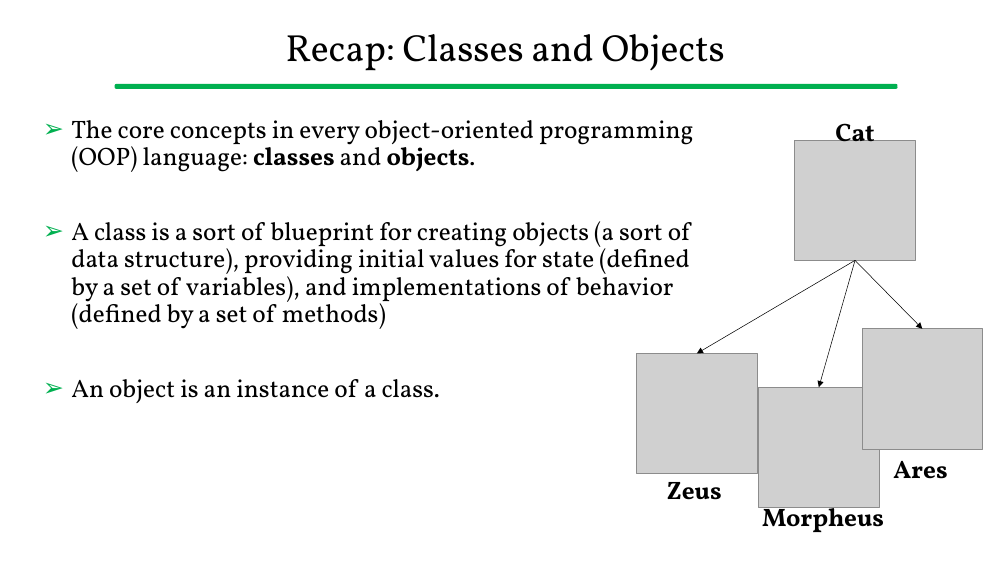
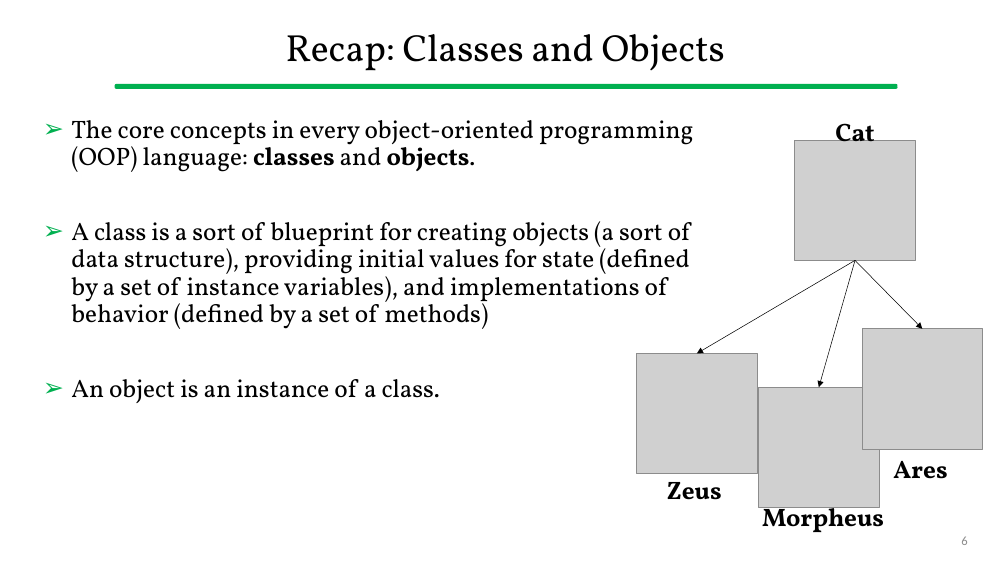
Before and after one commit to gcappon/bwthw, a slide deck: slide 6 of lab_03-dart_101_part_2/lab_03-dart_101_part_2.pptx. Drawn at 1008x567 pixels with LibreOffice and Linux fonts; fonts in the diff are those of the drawing; grey boxes stand for pictures. Boxes give left, top, right and bottom in pixels: in the first picture for what was removed or moved away, otherwise in the second. Text is boxed around its words. In the diff, an @@ line names an element or a change of style, - is before the commit and + after.

```diff
--- a/lab_03-dart_101_part_2/lab_03-dart_101_part_2.pptx
+++ b/lab_03-dart_101_part_2/lab_03-dart_101_part_2.pptx
@@ text at [71, 221, 690, 329]: text changed @@
-➢ A class is a sort of blueprint for creating objects (a sort of data structure), providing initial values for state (defined by a set of variables), and implementations of behavior (defined by a set of methods)
+➢ A class is a sort of blueprint for creating objects (a sort of data structure), providing initial values for state (defined by a set of instance variables), and implementations of behavior (defined by a set of methods)
@@ page number added at [961, 536, 967, 545], 12 pt, text #8C8C8C @@
+6
```
Also in this commit, not shown: 35 other slides changed, 17 other files.
